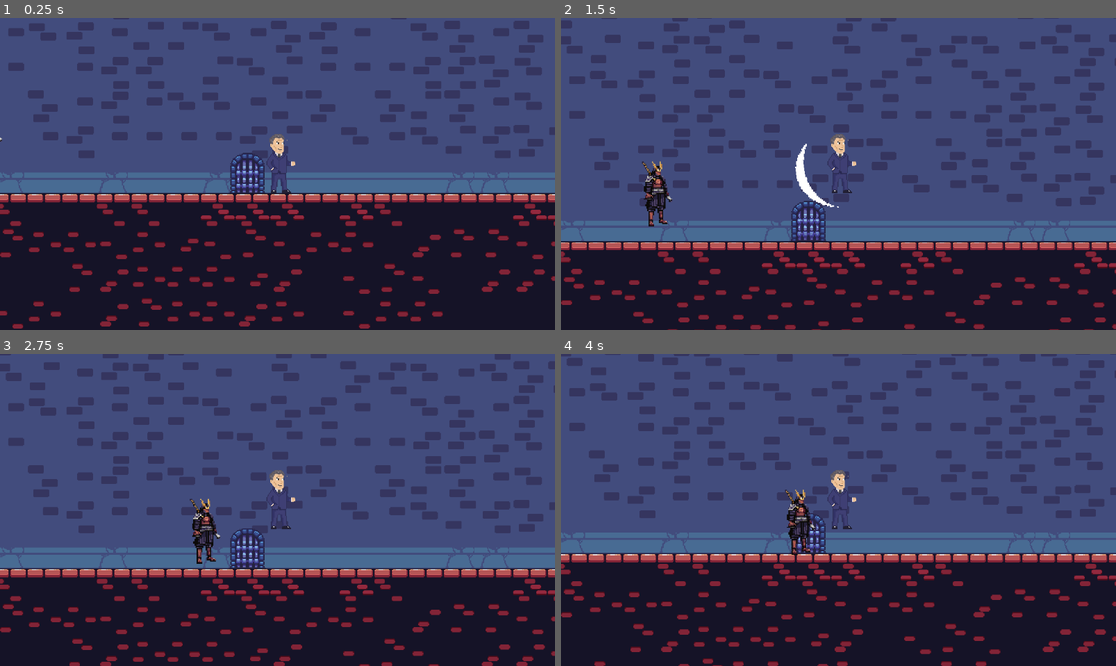
Above: before the commit, frames 1-4 (two rows, left to right).
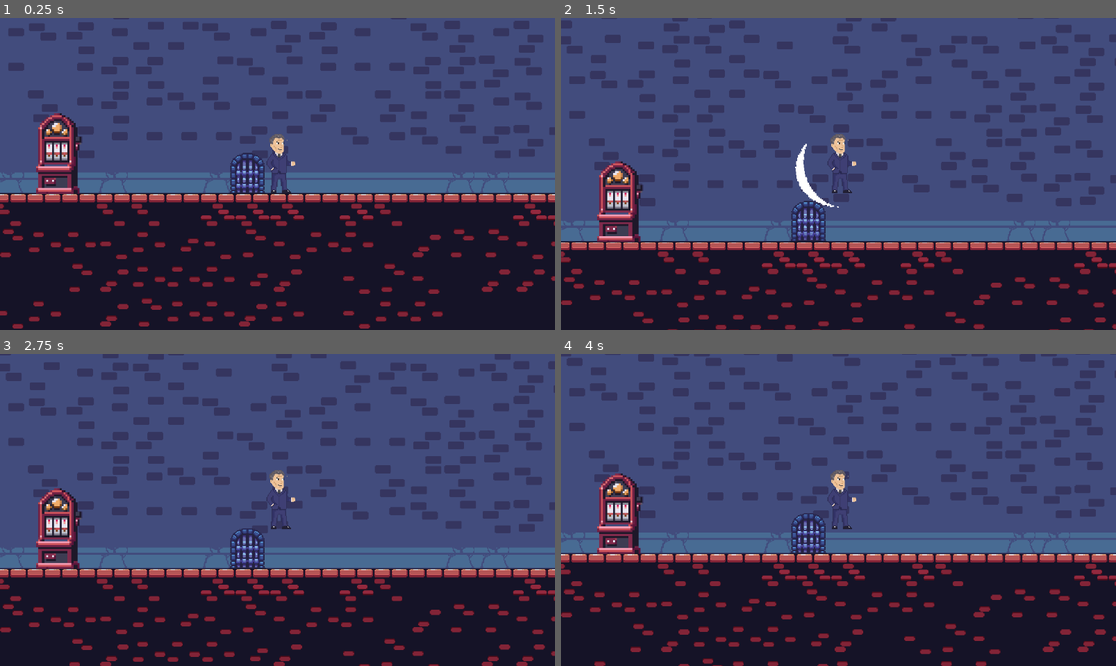
Above: after the commit, the same moments.

Repository: McGengar/CookieJam2025
Game: Godot game, scene res://Scenes/Levels/level_01.tscn
The game is run twice, just before and just after one commit, with the same random seed, the same clock (stepped at 60 frames per second) and the same inputs. The project has no main scene, so this scene is started directly.
Inputs (mouse positions are in pixels of both pictures, inside the frame that each line leads up to):
- Up to frame 1 (0.25 s): no input
- Up to frame 2 (1.5 s): move the mouse to (960, 158) at 0.52 s; tap Space (jump) at 0.6, 0.77, 1.07 s; click (960, 158) at 0.67 s; move the mouse to (727, 189) at 1.27 s; tap E (interact) at 1.35 s; click (727, 189) at 1.42 s
- Up to frame 3 (2.75 s): tap Space (jump) at 1.52, 1.55, 1.82, 2.1 s; move the mouse to (333, 441) at 2.02 s; click (333, 441) at 2.17 s
- Up to frame 4 (4 s): move the mouse to (810, 572) at 2.77 s; tap E (interact) at 2.85 s; click (810, 572) at 2.92 s; tap Space (jump) at 3.02, 3.05, 3.32, 3.6, 3.77 s; move the mouse to (1005, 556) at 3.52 s; click (1005, 556) at 3.67 s

The runs differ from the first frame. In frame 1, 1.7% of the frame differs, in the area x 0-15%, y 30-57%; in frame 2, 2.3%; in frame 3, 2.3%, in the area x 6-40%, y 42-69%; in frame 4, 2.3%.

Commit message:
enemies and phone

Diff:
--- /dev/null
+++ b/cookie-jam-2025/Scenes/Enemies/slots_machine.tscn
@@ -0,0 +1,25 @@
+[gd_scene load_steps=4 format=3 uid="uid://d37bquf20litu"]
+
+[ext_resource type="Script" uid="uid://cmlkl66tqlews" path="res://Scripts/Enemies/SlotsMachine.gd" id="1_fhdr1"]
+[ext_resource type="Texture2D" uid="uid://dxp0vtf12pwtu" path="res://Sprites/Enemies/slots_machine.png" id="2_fkqg3"]
+
+[sub_resource type="RectangleShape2D" id="RectangleShape2D_6n8h3"]
+size = Vector2(16, 34)
+
+[node name="SlotsMachine" type="StaticBody2D" groups=["enemies"]]
+script = ExtResource("1_fhdr1")
+
+[node name="Sprite2D" type="Sprite2D" parent="."]
+texture = ExtResource("2_fkqg3")
+
+[node name="CollisionShape2D" type="CollisionShape2D" parent="."]
+position = Vector2(0, 3)
+shape = SubResource("RectangleShape2D_6n8h3")
+
+[node name="Label" type="Label" parent="."]
+offset_left = -20.0
+offset_top = -41.0
+offset_right = 20.0
+offset_bottom = -18.0
+horizontal_alignment = 1
+vertical_alignment = 1
--- a/cookie-jam-2025/Scenes/Levels/level_01.tscn
+++ b/cookie-jam-2025/Scenes/Levels/level_01.tscn
@@ -7,6 +7,7 @@
 [ext_resource type="PackedScene" uid="uid://bdewmcy28axy4" path="res://Scenes/Enemies/enemy_blackjack.tscn" id="5_dbq10"]
 [ext_resource type="PackedScene" uid="uid://dbmcm3kltjx4f" path="res://Scenes/Enemies/enemy_dziad.tscn" id="6_taws2"]
 [ext_resource type="PackedScene" uid="uid://vsowvgmxr1up" path="res://Scenes/Enemies/enemy_fortune_wheel.tscn" id="7_mb1if"]
+[ext_resource type="PackedScene" uid="uid://d37bquf20litu" path="res://Scenes/Enemies/slots_machine.tscn" id="8_bmcj7"]
 
 [node name="level_01" type="Node2D"]
 
@@ -19,9 +20,6 @@
 [node name="props_tileset" parent="." instance=ExtResource("2_dbq10")]
 layer_0/tile_data = PackedInt32Array(-65526, 1441792, 3, 10, 1441792, 4, 65546, 1441792, 5, 131082, 1441792, 6, 196618, …(4042 unchanged characters)…
 
-[node name="Player" parent="." instance=ExtResource("3_taws2")]
-position = Vector2(155, -4)
-
 [node name="enemy_rybuszcz" parent="." instance=ExtResource("4_mb1if")]
 position = Vector2(-2216, -465)
 scale = Vector2(1.3807777, 1.3807777)
@@ -30,8 +28,17 @@
 position = Vector2(-2174, -638)
 
 [node name="EnemyDziad" parent="." instance=ExtResource("6_taws2")]
-position = Vector2(-278, -67)
+position = Vector2(-2098, -400)
 scale = Vector2(1.5504825, 1.5504825)
 
 [node name="EnemyFortuneWheel" parent="." instance=ExtResource("7_mb1if")]
 position = Vector2(-2101, -765)
+
+[node name="SlotsMachine" parent="." instance=ExtResource("8_bmcj7")]
+position = Vector2(-149, -6.000002)
+scale = Vector2(2.7118273, 2.7118273)
+collision_layer = 4
+collision_mask = 4
+
+[node name="Player" parent="." instance=ExtResource("3_taws2")]
+position = Vector2(155, -4)
--- a/cookie-jam-2025/Scenes/Player.tscn
+++ b/cookie-jam-2025/Scenes/Player.tscn
@@ -1,8 +1,9 @@
-[gd_scene load_steps=21 format=3 uid="uid://was10nolxbaj"]
+[gd_scene load_steps=22 format=3 uid="uid://was10nolxbaj"]
 
 [ext_resource type="Texture2D" uid="uid://c4yrr3542a13n" path="res://Sprites/ani_1_ver.png" id="1_dewec"]
 [ext_resource type="Script" path="res://Scripts/slashpivot.gd" id="1_gntrk"]
 [ext_resource type="Texture2D" uid="uid://b42vjrbdb4fbi" path="res://Sprites/slash_sprite_sheet.png" id="1_rpqav"]
+[ext_resource type="PackedScene" uid="uid://r7jl6epbow87" path="res://Scenes/phone_ui.tscn" id="2_5ixxa"]
 [ext_resource type="Texture2D" uid="uid://ieyvrrouvh36" path="res://Sprites/scythe.png" id="2_kyqiw"]
 
 [sub_resource type="GDScript" id="GDScript_qbkls"]
@@ -285,6 +286,9 @@
 [node name="Camera2D" type="Camera2D" parent="."]
 zoom = Vector2(1.5, 1.5)
 
+[node name="PhoneUI" parent="Camera2D" instance=ExtResource("2_5ixxa")]
+position = Vector2(-352, -27)
+
 [node name="Timer" type="Timer" parent="."]
 wait_time = 0.2
 
--- /dev/null
+++ b/cookie-jam-2025/Scenes/phone_ui.tscn
@@ -0,0 +1,19 @@
+[gd_scene load_steps=6 format=3 uid="uid://r7jl6epbow87"]
+
+[ext_resource type="Script" uid="uid://b4pqqddjsngfn" path="res://Scripts/phone_ui.gd" id="1_m6bxq"]
+[ext_resource type="Texture2D" uid="uid://bmj7p628h715o" path="res://Sprites/phone.png" id="2_36eyh"]
+[ext_resource type="Texture2D" uid="uid://dxp0vtf12pwtu" path="res://Sprites/Enemies/slots_machine.png" id="3_u5yck"]
+[ext_resource type="Texture2D" uid="uid://nginrdw3cpn6" path="res://Sprites/Enemies/samurai.png" id="4_0nj6a"]
+
+[sub_resource type="RectangleShape2D" id="RectangleShape2D_nu7mn"]
+size = Vector2(62, 96)
+
+[node name="PhoneUI" type="Area2D"]
+script = ExtResource("1_m6bxq")
+screens = Array[Texture2D]([ExtResource("2_36eyh"), ExtResource("3_u5yck"), ExtResource("4_0nj6a")])
+
+[node name="Sprite2D" type="Sprite2D" parent="."]
+
+[node name="CollisionShape2D" type="CollisionShape2D" parent="."]
+position = Vector2(0, -1)
+shape = SubResource("RectangleShape2D_nu7mn")
--- a/cookie-jam-2025/Scripts/Enemies/EnemyBlackjack.gd
+++ b/cookie-jam-2025/Scripts/Enemies/EnemyBlackjack.gd
@@ -5,20 +5,33 @@
 @export var hp = 8
 var damage = 35
 
+# --- NOWE ZMIENNE ---
+@export var spin_trigger_distance = 250.0 # Jak blisko musi być, żeby zaczął wirować
+@export var spin_speed = 20.0 # Jak szybko się kręci (w radianach, więc 25 to bardzo szybko)
+
 var player = null
 
 func _ready():
 	add_to_group("enemies")
-
 	player = get_tree().get_first_node_in_group("player")
 
 func _physics_process(delta):
 	if player:
+		# 1. Obliczanie ruchu (to zostaje bez zmian)
 		var direction = global_position.direction_to(player.global_position)
 		velocity = velocity.move_toward(direction * max_speed, acceleration * delta)
 
-		if velocity.length() > 0:
-			look_at(player.global_position)
+		# 2. Obliczanie dystansu do gracza
+		var distance = global_position.distance_to(player.global_position)
+
+		# 3. Logika obrotu
+		if distance < spin_trigger_distance:
+			# Jest BLISKO gracza -> KRĘĆ SIĘ!
+			rotation += spin_speed * delta
+		else:
+			# Jest DALEKO -> Patrz na gracza
+			if velocity.length() > 0:
+				look_at(player.global_position)
 
 	move_and_slide()
 
@@ -36,6 +49,5 @@
 
 func _on_hitbox_body_entered(body):
 	if body.is_in_group("player"):
-		print("Gracz dostał kartą!")
 		body.take_dmg(damage)
-		print(body.hp)
+		#print(body.hp)
--- a/cookie-jam-2025/Scripts/Enemies/EnemyDziad.gd
+++ b/cookie-jam-2025/Scripts/Enemies/EnemyDziad.gd
@@ -61,7 +61,7 @@
 
 func perform_attack():
 	if attack_timer.is_stopped():
-		print("Dziad: Cios mieczem!")
+		#print("Dziad: Cios mieczem!")
 		is_attacking = true
 		attack_timer.start()
 
@@ -89,6 +89,6 @@
 
 func _on_sword_hitbox_body_entered(body):
 	if body.is_in_group("player"):
-		print("Gracz dostał z miecza!")
+		#print("Gracz dostał z miecza!")
 		body.take_dmg(damage)
 		print(body.hp)
--- a/cookie-jam-2025/Scripts/Enemies/FortuneBullet.gd
+++ b/cookie-jam-2025/Scripts/Enemies/FortuneBullet.gd
@@ -14,7 +14,7 @@
 
 func _on_body_entered(body):
 	if body.is_in_group("player"):
-		print("Trafiono gracza kołem!")
+		#print("Trafiono gracza kołem!")
 		damage = randf_range(0.1*body.max_hp, 0.5*body.max_hp)
 		print(body.hp)
 		body.take_dmg(damage)
--- a/cookie-jam-2025/Scripts/Enemies/RybuszczProjectile.gd
+++ b/cookie-jam-2025/Scripts/Enemies/RybuszczProjectile.gd
@@ -15,11 +15,11 @@
 		return
 
 	if body.is_in_group("player"):
-		print("Gracz oberwał!")
+		#print("Gracz oberwał!")
 		body.take_dmg(damage)
 		print(body.hp)
 		queue_free()
 		return
 
-	print("Trafiono w ścianę: ", body.name)
+	#print("Trafiono w ścianę: ", body.name)
 	queue_free()
--- /dev/null
+++ b/cookie-jam-2025/Scripts/Enemies/SlotsMachine.gd
@@ -0,0 +1,79 @@
+extends StaticBody2D
+
+@onready var label = $Label
+@onready var sprite = $Sprite2D
+
+var is_used: bool = false
+var buff_duration: float = 10.0
+
+func take_dmg(amount):
+	if is_used:
+		return
+
+	activate_machine()
+
+func activate_machine():
+	is_used = true
+
+	var player = get_tree().get_first_node_in_group("player")
+	if not player:
+		is_used = false
+		return
+
+	var tween = create_tween()
+	modulate = Color.DIM_GRAY
+	tween.tween_property(sprite, "scale", Vector2(1.2, 0.8), 0.1)
+	tween.tween_property(sprite, "scale", Vector2(1.0, 1.0), 0.1)
+
+	if randf() > 0.6:
+		apply_punishment(player)
+	else:
+		apply_reward(player)
+
+	await get_tree().create_timer(0.8).timeout
+
+	modulate = Color.WHITE
+	is_used = false
+
+func apply_punishment(player):
+	show_text("PECH!", Color.RED)
+	var damage_amount = player.hp * 0.4
+	player.take_dmg(damage_amount)
+	print("-hp: " + str(player.hp))
+
+func apply_reward(player):
+	var roll = randi() % 5
+
+	match roll:
+		0:
+			show_text("+DMG!", Color.GOLD)
+			#print(player.damage)
+			player.damage = player.damage + 0.5*player.damage
+			print("+damage: " + str(player.damage))
+		1:
+			show_text("+ATCK SPD!", Color.CYAN)
+			#print(player.attack_speed)
+			player.attack_speed = player.attack_speed + 0.3*player.attack_speed
+			print("+atck speed: " + str(player.attack_speed))
+		2:
+			show_text("+HP!", Color.GREEN)
+			#print(player.hp)
+			player.hp = player.hp + 1*player.hp
+			print("+hp: " + str(player.hp))
+		3:
+			show_text("+JUMP!", Color.GREEN)
+			#print(player.hp)
+			player.JUMP_VELOCITY = player.JUMP_VELOCITY + 0.1*player.JUMP_VELOCITY
+			print("+jump: " + str(player.JUMP_VELOCITY))
+		4:
+			show_text("+MAX HP!", Color.GREEN)
+			#print(player.max_hp)
+			player.max_hp = player.max_hp + 0.2*player.max_hp
+			print("+max_hp: " + str(player.max_hp))
+
+func show_text(text, color):
+	if label:
+		label.text = text
+		label.modulate = color
+		await get_tree().create_timer(1.5).timeout
+		label.text = ""
--- /dev/null
+++ b/cookie-jam-2025/Scripts/phone_ui.gd
@@ -0,0 +1,59 @@
+extends Area2D
+
+@export var screens: Array[Texture2D]
+@export var cooldown_time: float = 2.0
+
+@onready var sprite = $Sprite2D
+
+var current_index: int = 0
+var is_mouse_over: bool = false
+var can_scroll: bool = true
+
+func _ready():
+	if screens.size() > 0:
+		sprite.texture = screens[0]
+
+	mouse_entered.connect(_on_mouse_entered)
+	mouse_exited.connect(_on_mouse_exited)
+
+func _input(event):
+	if not is_mouse_over or not can_scroll:
+		return
+
+	if event is InputEventMouseButton and event.pressed:
+		var changed = false
+
+		if event.button_index == MOUSE_BUTTON_WHEEL_UP:
+			current_index = (current_index + 1) % screens.size()
+			changed = true
+
+		elif event.button_index == MOUSE_BUTTON_WHEEL_DOWN:
+			current_index -= 1
+			if current_index < 0:
+				current_index = screens.size() - 1
+			changed = true
+
+		if changed:
+			sprite.texture = screens[current_index]
+			start_cooldown()
+
+func start_cooldown():
+	can_scroll = false
+	modulate = Color(0.7, 0.7, 0.7)
+
+	await get_tree().create_timer(cooldown_time).timeout
+
+	can_scroll = true
+	if is_mouse_over:
+		modulate = Color(1.2, 1.2, 1.2)
+	else:
+		modulate = Color.WHITE
+
+func _on_mouse_entered():
+	is_mouse_over = true
+	if can_scroll:
+		modulate = Color(1.2, 1.2, 1.2)
+
+func _on_mouse_exited():
+	is_mouse_over = false
+	modulate = Color.WHITE
Not shown: 1 places in cookie-jam-2025/Scenes/Levels/level_01.tscn that only renumber resources
Not shown, added: cookie-jam-2025/Scripts/Enemies/SlotsMachine.gd.uid
Not shown, added: cookie-jam-2025/Scripts/phone_ui.gd.uid
Binary file added: cookie-jam-2025/Sprites/Enemies/slots_machine.png
Not shown, added: cookie-jam-2025/Sprites/Enemies/slots_machine.png.import
